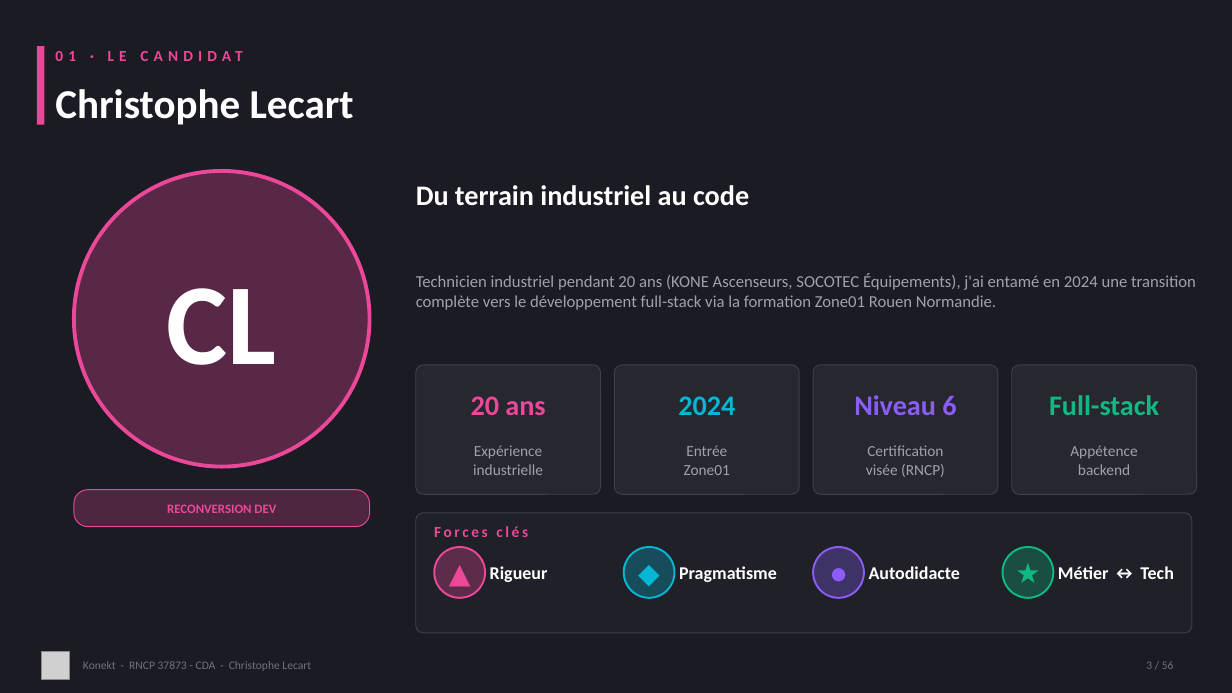
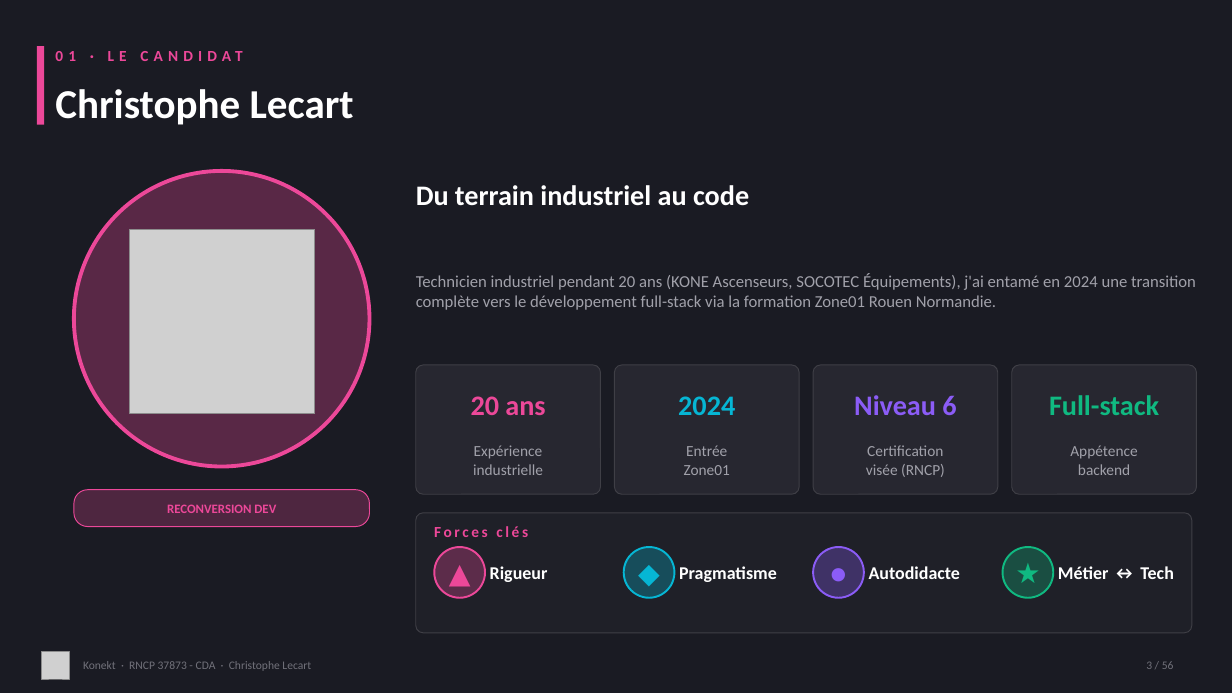
Before and after one commit to CLecart/social-network, a slide deck: slide 3 of dossier-certification/00-presentation/Konekt_RNCP_37873_Support_Visuel.pptx. Drawn at 1232x693 pixels with LibreOffice and Linux fonts; fonts in the diff are those of the drawing; grey boxes stand for pictures. Boxes give left, top, right and bottom in pixels: in the first picture for what was removed or moved away, otherwise in the second. Text is boxed around its words. In the diff, an @@ line names an element or a change of style, - is before the commit and + after.

```diff
--- a/dossier-certification/00-presentation/Konekt_RNCP_37873_Support_Visuel.pptx
+++ b/dossier-certification/00-presentation/Konekt_RNCP_37873_Support_Visuel.pptx
@@ picture added at box(130, 229, 315, 414) @@
@@ text removed at box(167, 288, 277, 365) @@
-CL
```
Also in this commit, not shown: 15 other slides changed, 6 other files.
